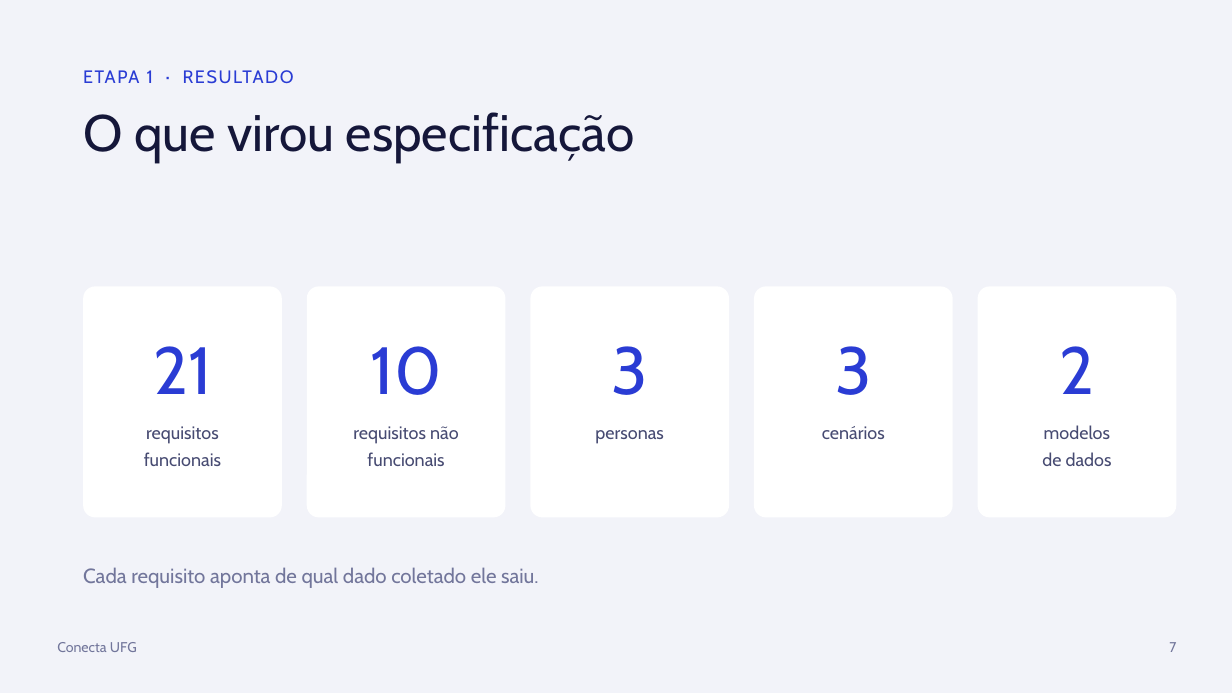
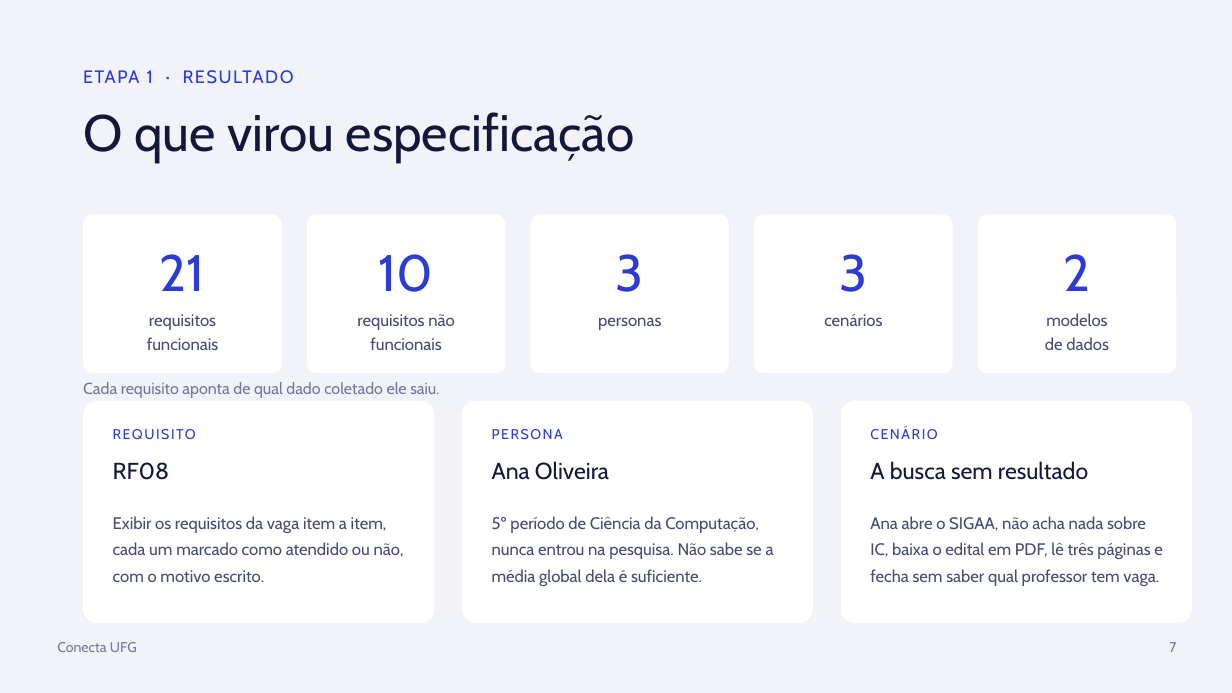
Before and after one commit to conecta-ufg/conecta-ufg, a slide deck: slide 8 of 05-Apresentacao/Apresentacao_Conecta_UFG.pptx. Drawn at 1232x693 pixels with LibreOffice and Linux fonts; fonts in the diff are those of the drawing. Boxes give left, top, right and bottom in pixels: in the first picture for what was removed or moved away, otherwise in the second. Text is boxed around its words. In the diff, an @@ line names an element or a change of style, - is before the commit and + after.

Commit message:
Exemplos no slide de requisitos e abertura da Etapa 2

```diff
--- a/05-Apresentacao/Apresentacao_Conecta_UFG.pptx
+++ b/05-Apresentacao/Apresentacao_Conecta_UFG.pptx
@@ text "21": place and size @@
-text "21" at box(153, 346, 212, 394)
+text "21" at box(160, 254, 205, 291)
@@ rounded rectangle: place and size @@
-rounded rectangle at box(83, 287, 282, 518)
+rounded rectangle at box(83, 214, 282, 373)
@@ text "10": place and size @@
-text "10" at box(370, 346, 441, 395)
+text "10" at box(379, 254, 434, 292)
@@ rounded rectangle: place and size @@
-rounded rectangle at box(307, 287, 506, 518)
+rounded rectangle at box(307, 214, 506, 373)
@@ text "3": place and size @@
-text "3" at box(611, 346, 647, 395)
+text "3" at box(616, 254, 644, 292)
@@ rounded rectangle: place and size @@
-rounded rectangle at box(531, 287, 729, 518)
+rounded rectangle at box(531, 214, 729, 373)
@@ text "3": place and size @@
-text "3" at box(835, 346, 871, 395)
+text "3" at box(839, 254, 867, 292)
@@ rounded rectangle: place and size @@
-rounded rectangle at box(754, 287, 953, 518)
+rounded rectangle at box(754, 214, 953, 373)
@@ size 52 to 40 pt in 5 elements at box(160, 254, 205, 291), box(379, 254, 434, 292), box(616, 254, 644, 292), box(839, 254, 867, 292), box(1063, 254, 1090, 291) @@
@@ text "2": place and size @@
-text "2" at box(1059, 346, 1094, 394)
+text "2" at box(1063, 254, 1090, 291)
@@ rounded rectangle: place and size @@
-rounded rectangle at box(978, 287, 1177, 518)
+rounded rectangle at box(978, 214, 1177, 373)
@@ text "requisitos": place and size @@
-text "requisitos" at box(144, 426, 221, 466)
+text "requisitos" at box(147, 314, 218, 350)
@@ text "requisitos não": place and size @@
-text "requisitos não" at box(353, 426, 459, 466)
+text "requisitos não" at box(357, 314, 454, 350)
@@ text "personas": place and size @@
-text "personas" at box(595, 430, 663, 444)
+text "personas" at box(598, 317, 661, 330)
@@ text "cenários": place and size @@
-text "cenários" at box(822, 426, 885, 439)
+text "cenários" at box(824, 314, 882, 326)
@@ size 14 to 13 pt; line spacing 1.25 to 1.22 in 5 elements at box(147, 314, 218, 350), box(357, 314, 454, 350), box(598, 317, 661, 330), box(824, 314, 882, 326), box(1045, 313, 1109, 350) @@
@@ text "modelos": place and size @@
-text "modelos" at box(1042, 425, 1112, 466)
+text "modelos" at box(1045, 313, 1109, 350)
@@ text "Cada requisito aponta de qual ...": place and size @@
-text "Cada requisito aponta de qual ..." at box(83, 567, 539, 588)
+text "Cada requisito aponta de qual ..." at box(83, 382, 439, 398)
@@ text "Cada requisito aponta de qual ..." at box(83, 382, 439, 398): size 16 to 12.5 pt @@
@@ rounded rectangle added at box(83, 401, 434, 623), fill #FFFFFF @@
@@ rounded rectangle added at box(462, 401, 813, 623), fill #FFFFFF @@
@@ rounded rectangle added at box(841, 401, 1192, 623), fill #FFFFFF @@
@@ text added at box(113, 423, 409, 451), 11 pt, text #2A3CD4 @@
+REQUISITO
@@ text added at box(492, 429, 563, 439), 11 pt, text #2A3CD4 @@
+PERSONA
@@ text added at box(870, 427, 937, 439), 11 pt, text #2A3CD4 @@
+CENÁRIO
@@ text added at box(113, 462, 170, 480), 18 pt, text #15173A @@
+RF08
@@ text added at box(492, 461, 609, 480), 18 pt, text #15173A @@
+Ana Oliveira
@@ text added at box(870, 461, 1088, 480), 18 pt, text #15173A @@
+A busca sem resultado
@@ text added at box(113, 516, 404, 582), 13 pt, text #474B72 @@
+Exibir os requisitos da vaga item a item, cada um marcado como atendido ou não, com o motivo escrito.
@@ text added at box(492, 516, 774, 586), 13 pt, text #474B72 @@
+5º período de Ciência da Computação, nunca entrou na pesquisa. Não sabe se a média global dela é suficiente.
@@ text added at box(870, 516, 1163, 586), 13 pt, text #474B72 @@
+Ana abre o SIGAA, não acha nada sobre IC, baixa o edital em PDF, lê três páginas e fecha sem saber qual professor tem vaga.
```
Also in this commit, not shown: 6 other slides changed, 1 slide added, 2 other files.
